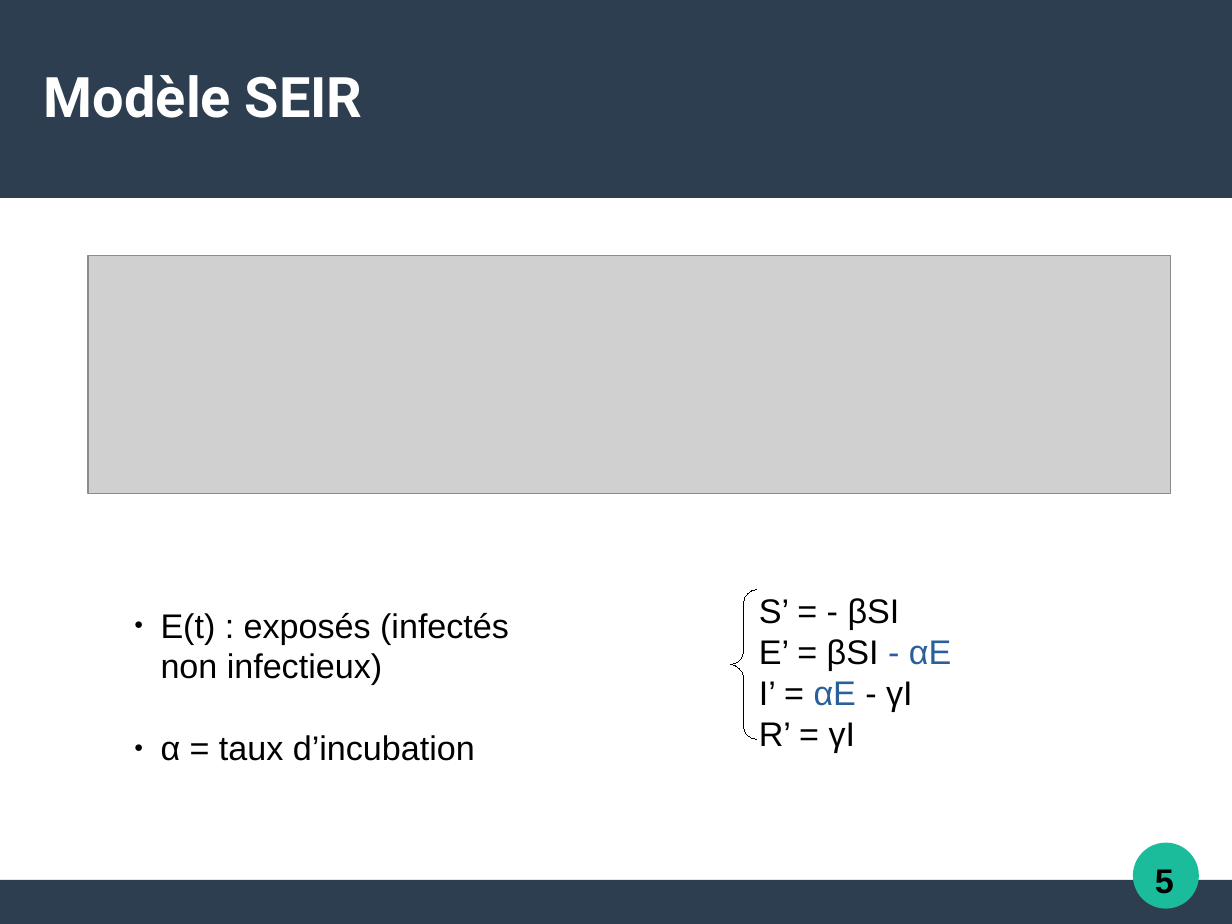
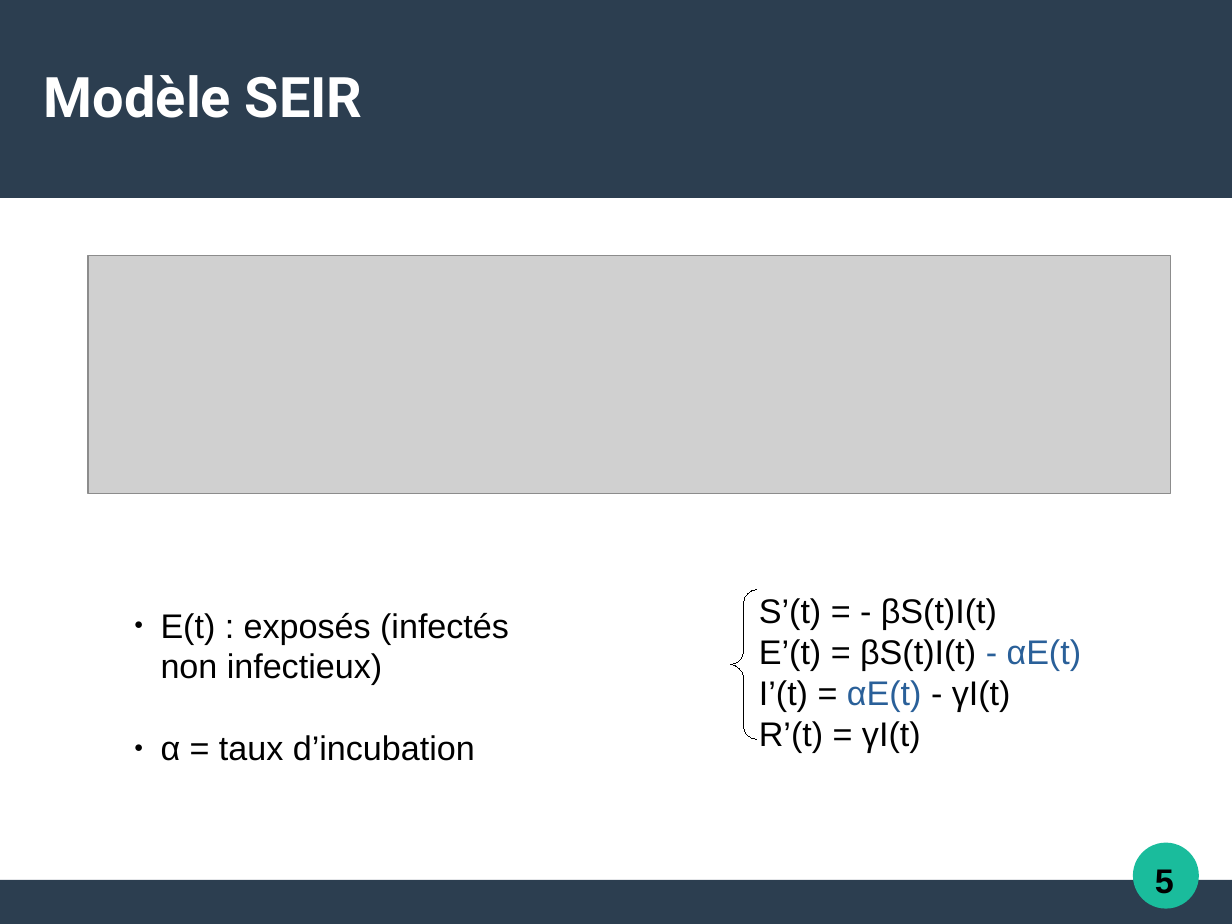
Before and after one commit to Alexia57/TIPE-2021-MP, a slide deck: slide 8 of Tipe_presentation.odp. Drawn at 1232x924 pixels with LibreOffice and Linux fonts; fonts in the diff are those of the drawing; grey boxes stand for pictures; background and template pictures are left out. Boxes give left, top, right and bottom in pixels: in the first picture for what was removed or moved away, otherwise in the second. Text is boxed around its words. In the diff, an @@ line names an element or a change of style, - is before the commit and + after.

```diff
--- a/Tipe_presentation.odp
+++ b/Tipe_presentation.odp
@@ text at (759,598,1082,753): text changed @@
-S’ = - βSI
-E’ = βSI - αE
-I’ = αE - γI
-R’ = γI
+S’(t) = - βS(t)I(t)
+E’(t) = βS(t)I(t) - αE(t)
+I’(t) = αE(t) - γI(t)
+R’(t) = γI(t)
```
Also in this commit, not shown: 4 other slides changed, 2 slides added, 1 other file.
